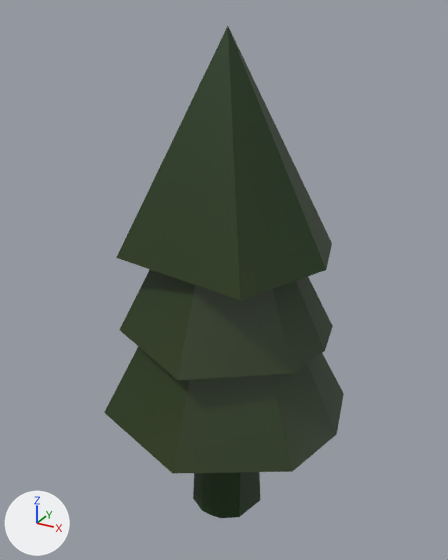
The glTF model public/Assets/PineTree.glb, before and after one commit.
Before and after are seen from a 50 mm lens placed at (1.36, -2.51, 2.56), pointed at (-0.05, 0.05, 1.28). Every picture has the same lights, and +X, +Y and +Z are marked at lower left. Where no turn or scale is listed for an object, it has been applied to the vertices.
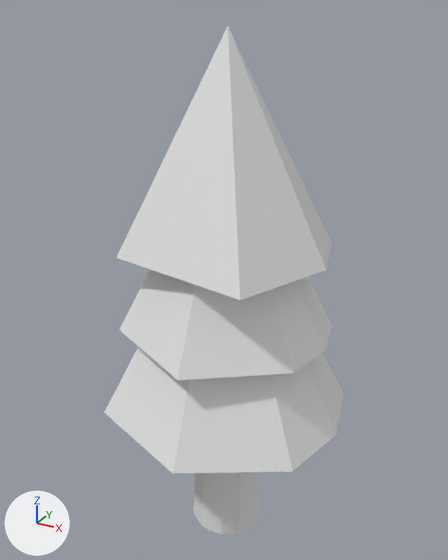
The newer file is also rescaled (x2.796), turned or shifted as a whole; pictures and numbers use the older file's frame.

The change, as a diff of the scene's bpy script:
```diff
--- a/public/Assets/PineTree.glb.py
+++ b/public/Assets/PineTree.glb.py
@@ me_cylinder @@
 me_cylinder.from_pydata(...)  # 19 vertices, 34 faces; spans x -0.198..0.198, y -0.196..0.196, z -0.548..0.548
-me_cylinder.materials.append(mat_material)  # dark green #143306
@@ me_cylinder_001 @@
 me_cylinder_001.from_pydata(...)  # 26 vertices, 40 faces; spans x -0.63..0.63, y -0.64..0.66, z 0.11..2.0
-me_cylinder_001.materials.append(mat_material_002)  # picture img_uvmaptree
@@ ob_cylinder @@
 ob_cylinder = bpy.data.objects.new('Cylinder', me_cylinder)
-ob_cylinder.location = (0.0, 0.0, 0.491)
+ob_cylinder.location = (0.0, 0.0, 0.373)
```

Pixel boxes [x1, y1, x2, y2] of what changed, in the pictures (448 x 560 px):
'Cylinder.001', recoloured (green to white)
    both: [104, 26, 344, 474]
'Cylinder', recoloured, moved
    before: [193, 472, 260, 518]
    after: [194, 472, 260, 534]
